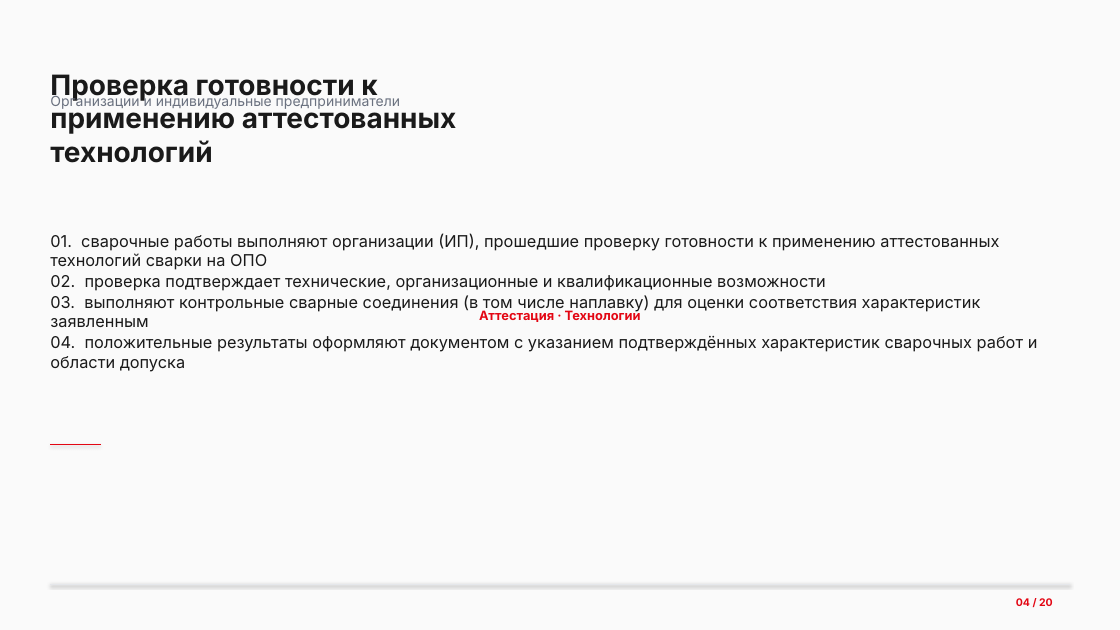
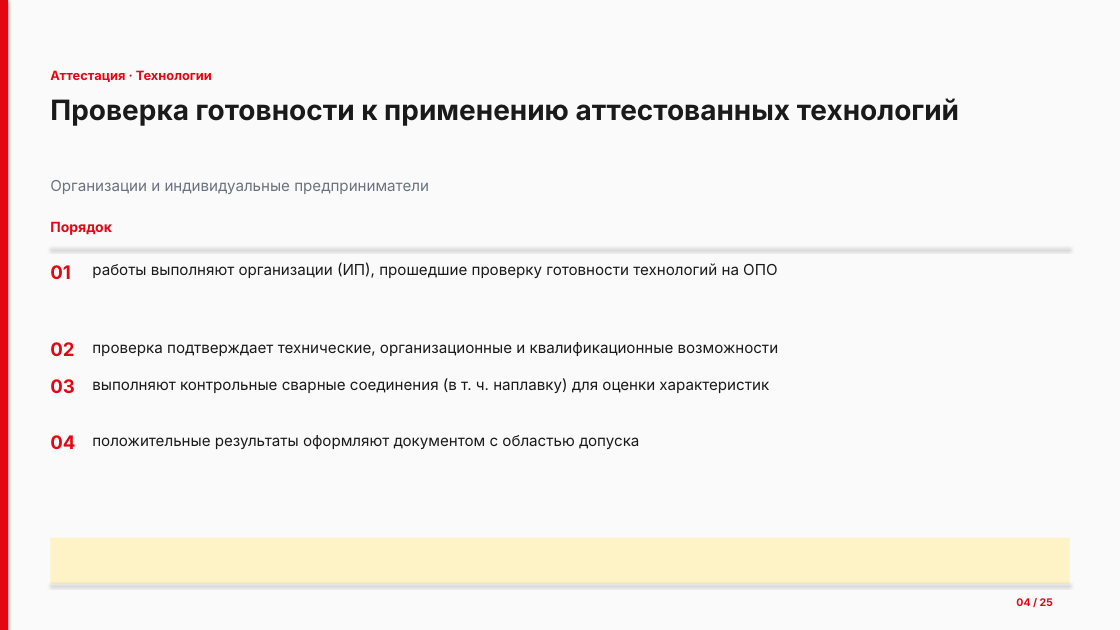
Before and after one commit to lysakalenushka-hash/-, a slide deck: slide 4 of Презентация_Сварочные_работы.pptx. Drawn at 1120x630 pixels with LibreOffice and Linux fonts; fonts in the diff are those of the drawing. Boxes give left, top, right and bottom in pixels: in the first picture for what was removed or moved away, otherwise in the second. Text is boxed around its words. In the diff, an @@ line names an element or a change of style, - is before the commit and + after.

```diff
--- a/Презентация_Сварочные_работы.pptx
+++ b/Презентация_Сварочные_работы.pptx
@@ rectangle added at (0,0,1120,630), fill #FAFAFA @@
@@ rectangle added at (0,0,8,630), fill #E30613 @@
@@ text "Аттестация · Технологии": place and size @@
-text "Аттестация · Технологии" at (0,0,1120,630)
+text "Аттестация · Технологии" at (50,70,212,82)
@@ text "Аттестация · Технологии" at (50,70,212,82): alignment centre to left; vertical alignment middle to top; fill #FAFAFA to none @@
@@ text "Проверка готовности к применению аттестованных ..." rewrapped from (50,74,457,163) to (50,98,959,126) @@
@@ text "Организации и индивидуальные предприниматели": place and size @@
-text "Организации и индивидуальные предприниматели" at (50,94,400,109)
+text "Организации и индивидуальные предприниматели" at (50,180,429,194)
@@ text "Организации и индивидуальные предприниматели" at (50,180,429,194): size 12 to 13 pt @@
@@ text removed at (50,233,1038,372) @@
-01. сварочные работы выполняют организации (ИП), прошедшие проверку готовности к применению аттестованных технологий сварки на ОПО
-02. проверка подтверждает технические, организационные и квалификационные возможности
-03. выполняют контрольные сварные соединения (в том числе наплавку) для оценки соответствия характеристик заявленным
-04. положительные результаты оформляют документом с указанием подтверждённых характеристик сварочных работ и области допуска
@@ text added at (50,221,112,235), 12 pt, text #E30613, bold @@
+Порядок
@@ line added from (50, 248) to (1070, 248), #E5E7EB 0.5 pt @@
@@ text added at (50,265,71,279), 16 pt, text #E30613, bold @@
+01
@@ text added at (92,262,777,278), 13 pt, text #1A1A1A @@
+работы выполняют организации (ИП), прошедшие проверку готовности технологий на ОПО
@@ text added at (50,342,74,356), 16 pt, text #E30613, bold @@
+02
@@ text added at (92,342,779,356), 13 pt, text #1A1A1A @@
+проверка подтверждает технические, организационные и квалификационные возможности
@@ text added at (50,379,75,393), 16 pt, text #E30613, bold @@
+03
@@ text added at (92,378,769,393), 13 pt, text #1A1A1A @@
+выполняют контрольные сварные соединения (в т. ч. наплавку) для оценки характеристик
@@ line removed from (50, 444) to (101, 444) @@
@@ text added at (50,435,75,449), 16 pt, text #E30613, bold @@
+04
@@ text added at (92,435,639,449), 13 pt, text #1A1A1A @@
+положительные результаты оформляют документом с областью допуска
@@ rectangle added at (50,538,1070,584), fill #FEF3C7 @@
@@ text at (1016,598,1053,606): text changed @@
-04 / 20
+04 / 25
```
Also in this commit, not shown: 19 other slides changed, 5 slides added, 1 other file.
